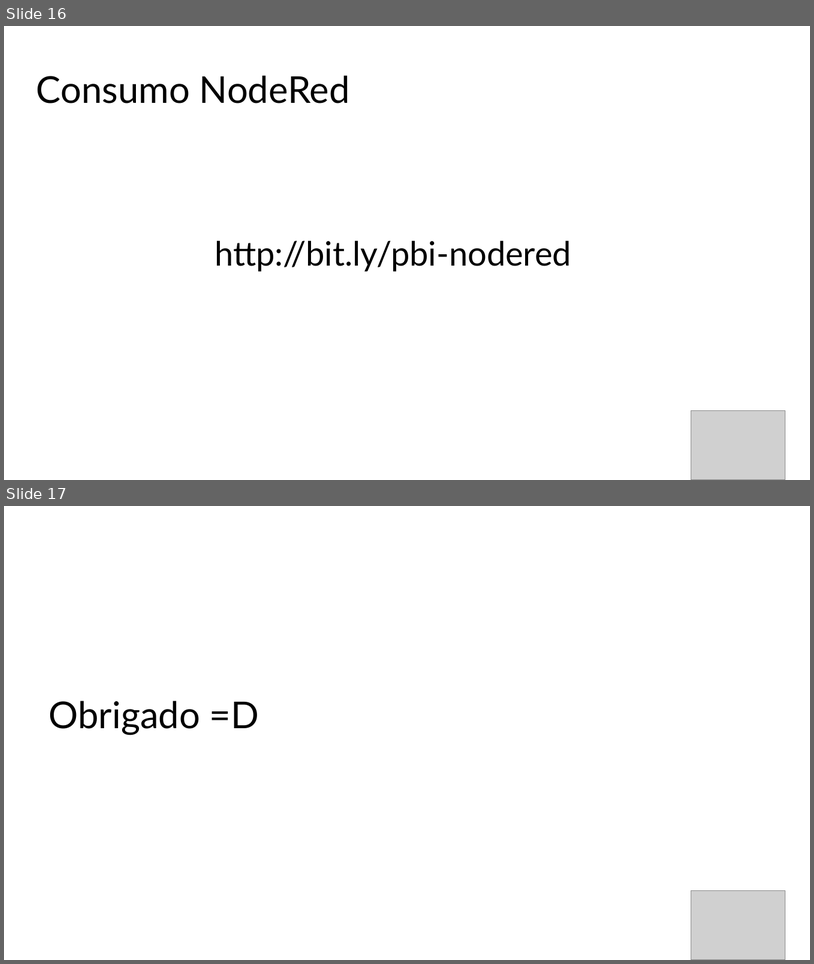
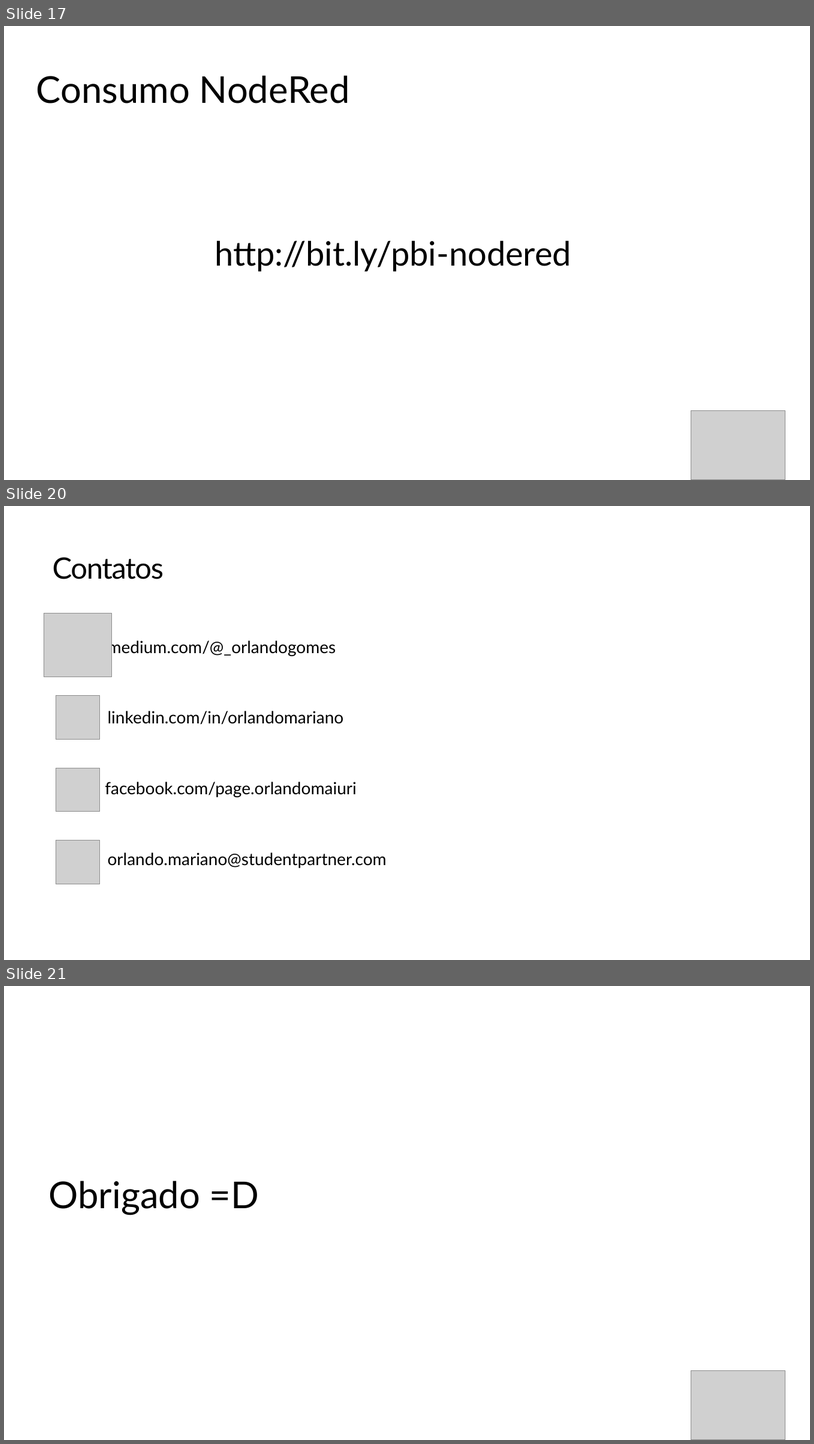
Before and after one commit to orlandogomes/madrugada-pbi, a slide deck: Apresentação/MadrugadaNerdzao_Trilha PBI.pptx. Shown one above the other, each under a label of ours: slides 16 and 17 before the commit, slides 17, 20 and 21 after it; the slides between them are not shown. The pictures are 814x964 and 814x1444 pixels, drawn with LibreOffice and Linux fonts; fonts in the diff are those of the drawing; grey boxes stand for pictures. Boxes give left, top, right and bottom in pixels: in the first picture for what was removed or moved away, otherwise in the second. Text is boxed around its words. In the diff, an @@ line names an element or a change of style, - is before the commit and + after.

```diff
--- a/Apresentação/MadrugadaNerdzao_Trilha PBI.pptx
+++ b/Apresentação/MadrugadaNerdzao_Trilha PBI.pptx
@@ slide 20 added at <box>4,506,810,960</box>, background #FFFFFF @@
@@ text added at <box>53,557,164,579</box>, 35 pt, text #000000 @@
+Contatos
@@ picture added at <box>44,613,111,677</box> @@
@@ text added at <box>105,639,387,868</box>, 20 pt, text #000000 @@
+medium.com/@_orlandogomes
+linkedin.com/in/orlandomariano
+facebook.com/page.orlandomaiuri
+orlando.mariano@studentpartner.com
@@ picture added at <box>56,696,100,739</box> @@
@@ picture added at <box>56,768,100,811</box> @@
@@ picture added at <box>56,840,100,884</box> @@
@@ what was slide 16 is now slide 17 @@
@@ what was slide 17 is now slide 21 @@
```
Also in this commit, not shown: 3 other slides added, 1 other file.
